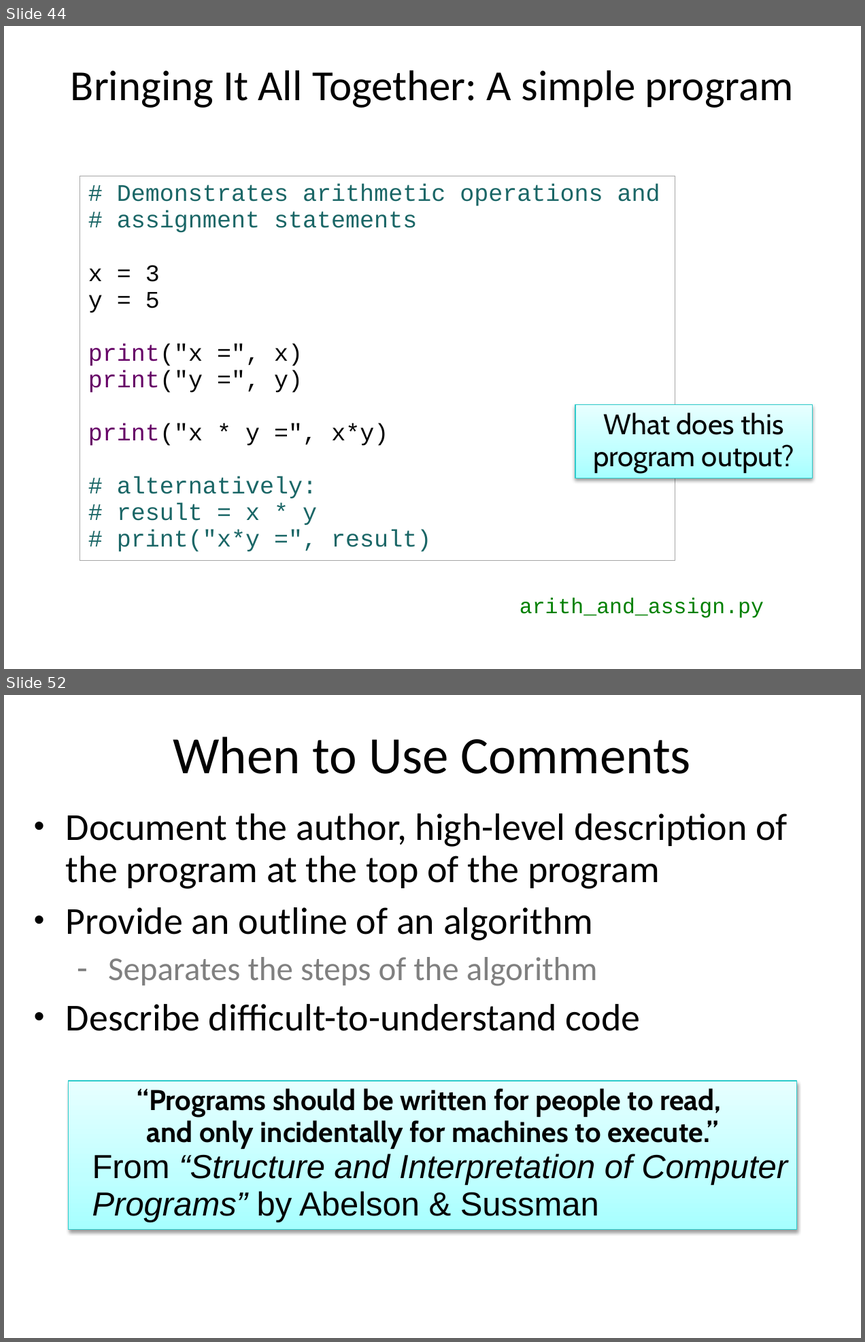
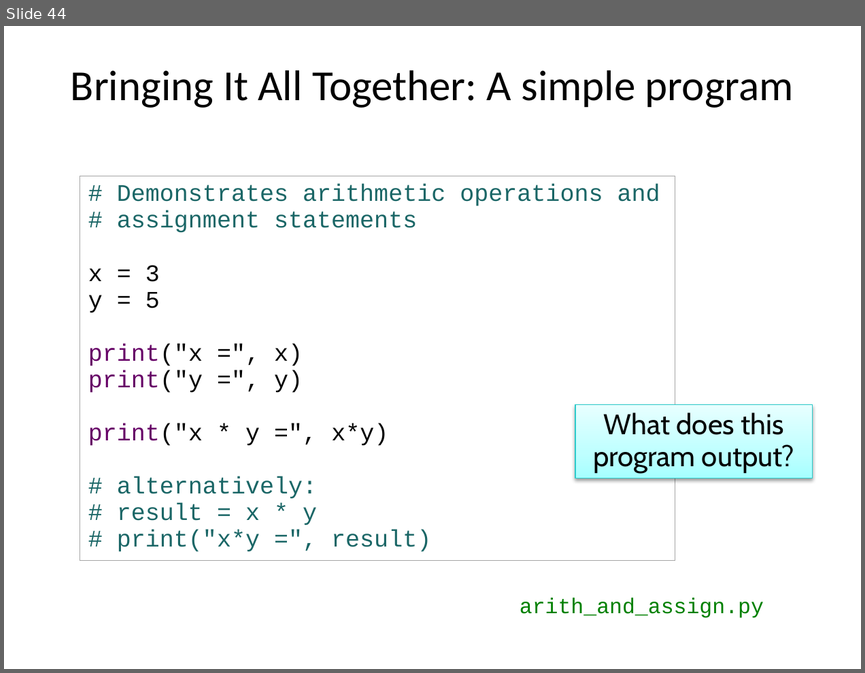
Before and after one commit to emhill/117-S15, a slide deck: src/morea/materials/04-python-intro.pptx. Shown one above the other, each under a label of ours: slides 44 and 52 before the commit, slide 44 after it; the slides between them are not shown. The pictures are 865x1342 and 865x673 pixels, drawn with LibreOffice and Linux fonts; fonts in the diff are those of the drawing. Boxes give left, top, right and bottom in pixels: in the first picture for what was removed or moved away, otherwise in the second. Text is boxed around its words. In the diff, an @@ line names an element or a change of style, - is before the commit and + after.

```diff
--- a/src/morea/materials/04-python-intro.pptx
+++ b/src/morea/materials/04-python-intro.pptx
@@ slide 52 removed at box(4, 695, 861, 1338), background #FFFFFF @@
@@ title removed at box(173, 736, 691, 774) @@
-When to Use Comments
@@ text removed at box(66, 813, 787, 1031) @@
-• Document the author, high-level description of the program at the top of the program
-• Provide an outline of an algorithm
-  ‑ Separates the steps of the algorithm
-• Describe difficult-to-understand code
@@ rectangle removed at box(68, 1081, 797, 1229) @@
-“Programs should be written for people to read,
-and only incidentally for machines to execute.”
-From “Structure and Interpretation of Computer Programs” by Abelson & Sussman
```
Also in this commit, not shown: 19 other slides removed, 16 other files.
